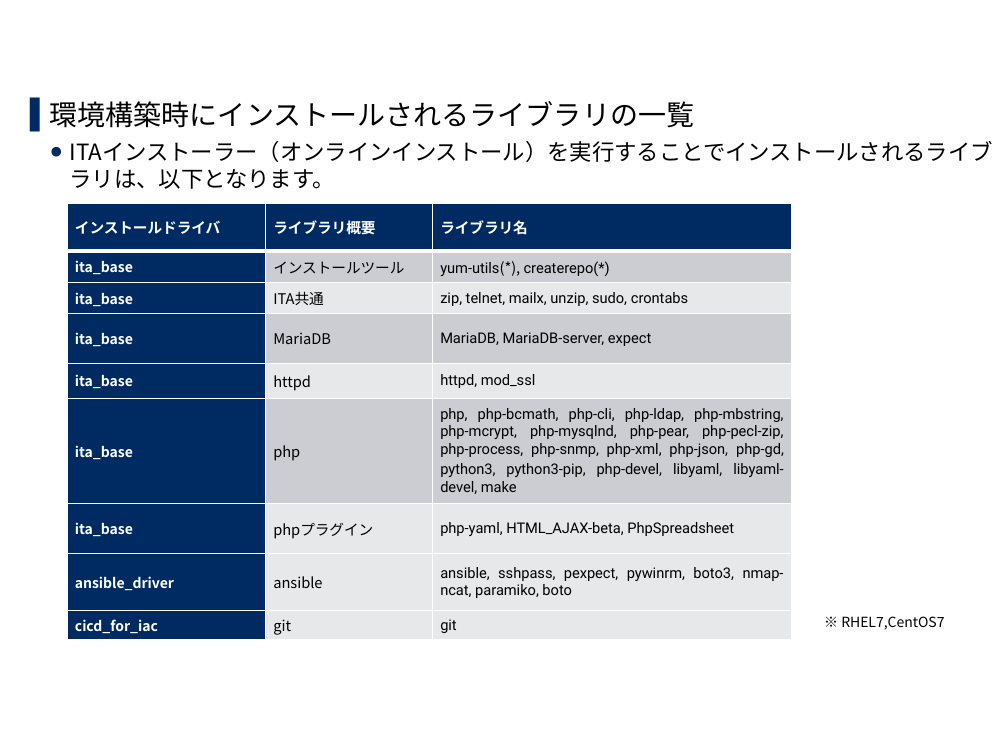
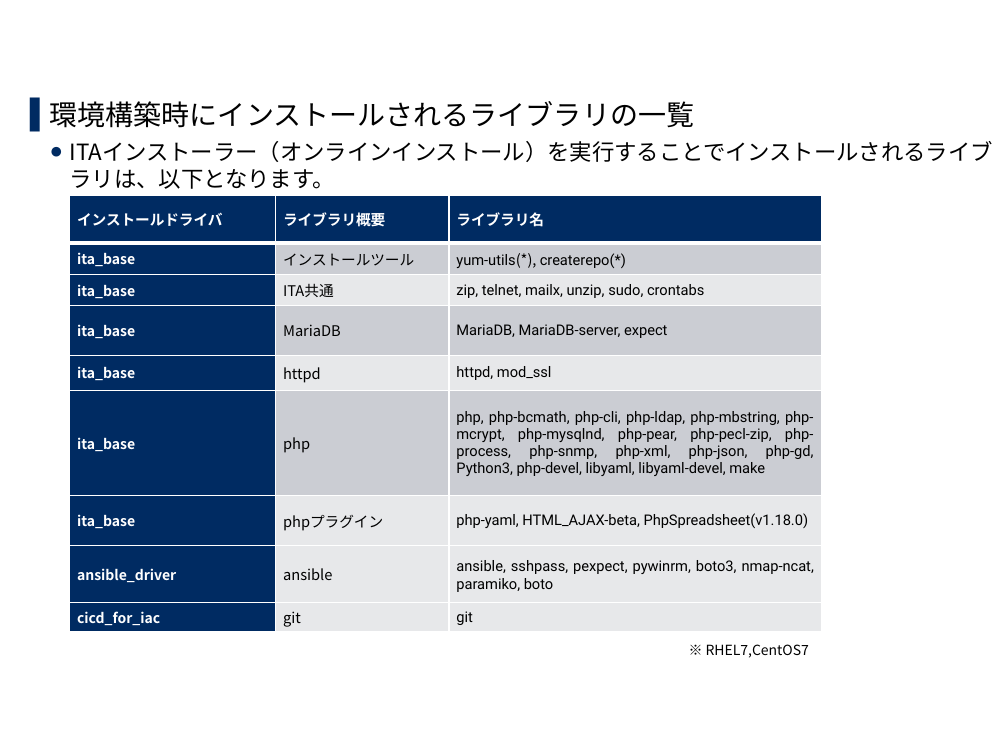
Before and after one commit to exastro-suite/it-automation-docs, a slide deck: slide 22 of asset/Learn_ja/ITA-online-install_ja.pptx. Drawn at 1008x756 pixels with LibreOffice and Linux fonts; fonts in the diff are those of the drawing; background and template pictures are left out. Boxes give left, top, right and bottom in pixels: in the first picture for what was removed or moved away, otherwise in the second. Text is boxed around its words. In the diff, an @@ line names an element or a change of style, - is before the commit and + after.

```diff
--- a/asset/Learn_ja/ITA-online-install_ja.pptx
+++ b/asset/Learn_ja/ITA-online-install_ja.pptx
@@ table at bbox=[70, 196, 822, 632] @@
-row 6, column 3: php, php-bcmath, php-cli, php-ldap, php-mbstring, php-mcrypt, php-mysqlnd, php-pear, php-pecl-zip, php-process, php-snmp, php-xml, php-json, php-gd, python3, python3-pip, php-devel, libyaml, libyaml-devel, make
+row 6, column 3: php, php-bcmath, php-cli, php-ldap, php-mbstring, php-mcrypt, php-mysqlnd, php-pear, php-pecl-zip, php-process, php-snmp, php-xml, php-json, php-gd, Python3, php-devel, libyaml, libyaml-devel, make
-row 7, column 3: php-yaml, HTML_AJAX-beta, PhpSpreadsheet
+row 7, column 3: php-yaml, HTML_AJAX-beta, PhpSpreadsheet(v1.18.0)
@@ table: place and size @@
-table at bbox=[68, 204, 792, 640]
+table at bbox=[70, 196, 822, 632]
@@ text "※ RHEL7,CentOS7": place and size @@
-text "※ RHEL7,CentOS7" at bbox=[841, 616, 944, 630]
+text "※ RHEL7,CentOS7" at bbox=[706, 644, 809, 658]
```
Also in this commit, not shown: 9 other slides changed, 1 slide added, 14 other files.
